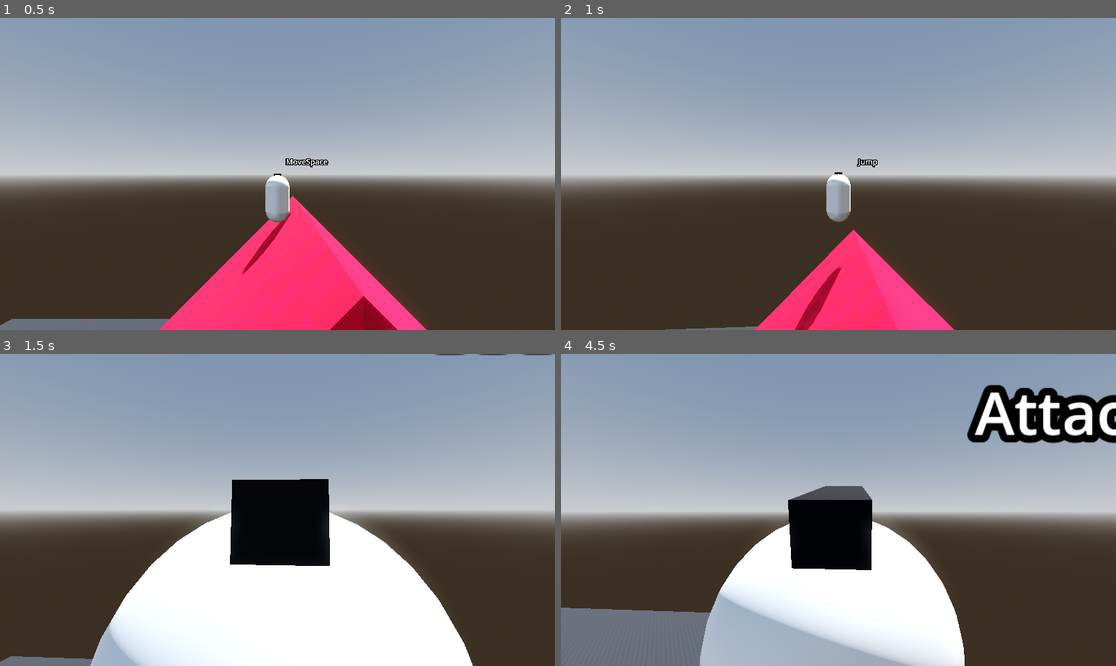
Above: before the commit, frames 1-4 (two rows, left to right).
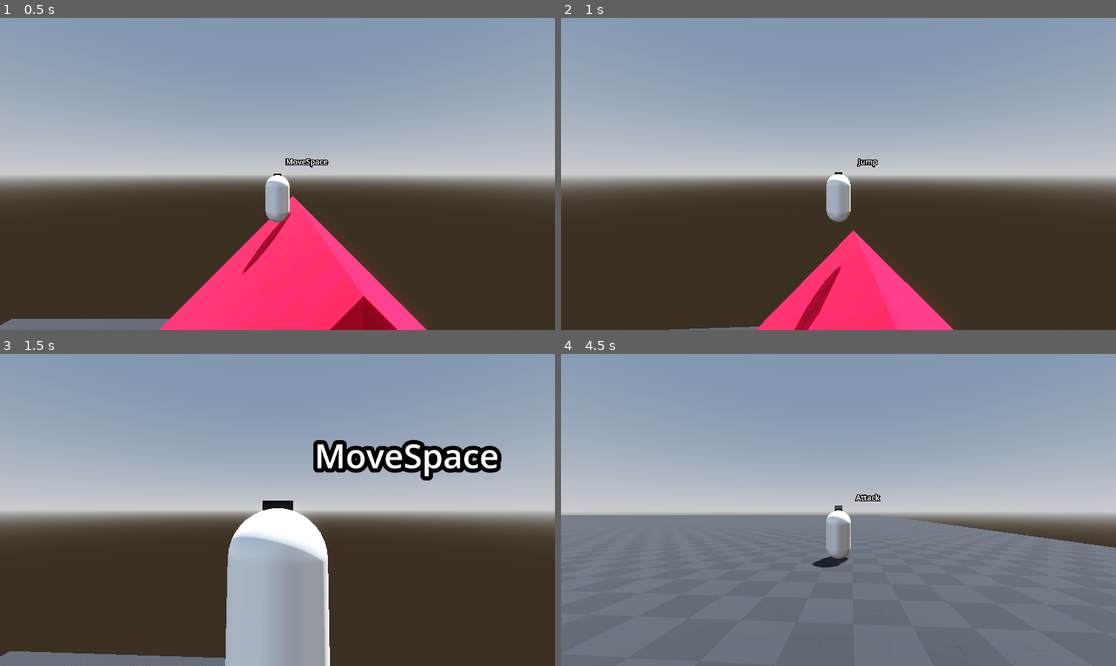
Above: after the commit, the same moments.

Repository: Gjosti/dev-sandbox
Game: Godot game, scene res://Levels/sandbox_level.tscn
The game is run twice, just before and just after one commit, with the same random seed, the same clock (stepped at 60 frames per second) and the same inputs.
Inputs (mouse positions are in pixels of both pictures, inside the frame that each line leads up to):
- Up to frame 1 (0.5 s): no input
- Up to frame 2 (1 s): move the mouse to (866, 174) at 0.52 s; press the mouse at (866, 174) at 0.53 s; hold W (move_forward) from 0.53 s (still down); tap Space (jump) at 0.77 s
- Up to frame 3 (1.5 s): keep holding W (move_forward); move the mouse to (249, 510) at 1.27 s; release the mouse at (249, 510) at 1.28 s; tap Ctrl (crouch) at 1.35 s
- Up to frame 4 (4.5 s): keep holding W (move_forward); tap Space (jump) at 1.52, 3.02, 3.77 s; move the mouse to (849, 503) at 2.02 s; hold Shift (dash) 2.03-2.78 s; move the mouse to (832, 516) at 2.77 s; tap Mouse wheel down (scroll_backward) at 2.85 s; click (832, 516) at 2.92 s; move the mouse to (877, 513) at 3.52 s; hold Mouse wheel up (scroll_forward) 3.53-4.28 s; move the mouse to (794, 506) at 4.27 s; click (794, 506) at 4.35 s

Frame 1 is identical in both runs. In frame 2, 0.1% of the frame differs, in the area x 18-71%, y 67-100%; in frame 3, 30%; in frame 4, 46%, in the area x 0-100%, y 9-100%.

Commit message:
air movement now have a air drag & acceleration based approach. Keeps momentum nicely in air

Diff:
--- a/Player/player.gd
+++ b/Player/player.gd
@@ -5,9 +5,11 @@
 @export_group("Movement Settings")
 @export var speed: float = 6.0
 @export var acceleration: float = 30
-@export var air_control_lerp: float = 75 # Controls air movement responsiveness
-@export var friction: float = 50 # 375 is instant stop, however lesser values also could feel instant depending on speed
-var air_turn_face_rate: float = 2.5
+@export var air_acceleration: float = 10.0
+@export var air_drag: float = 0.5
+@export var ground_friction: float = 200 # 375 is instant stop, however lesser values also could feel instant depending on speed
+var air_turn_face_rate: float = 10
+var ground_turn_rate: float = 20
 
 # Camera Settings
 @export_group("Camera Settings")
@@ -74,22 +76,25 @@
 			velocity.x = move_toward(velocity.x, direction.x * speed, acceleration * delta)
 			velocity.z = move_toward(velocity.z, direction.z * speed, acceleration * delta)
 			var target_yaw = atan2(-direction.x, -direction.z)
-			rig_pivot.rotation.y = lerp_angle(rig_pivot.rotation.y, target_yaw, 10.0 * delta)
+			rig_pivot.rotation.y = lerp_angle(rig_pivot.rotation.y, target_yaw, ground_turn_rate * delta)
 		else:
 			# Slow down to zero horizontal velocity based on friction when no movement direction input
-			velocity.x = move_toward(velocity.x, 0, friction * delta)
-			velocity.z = move_toward(velocity.z, 0, friction * delta)
+			velocity.z = move_toward(velocity.z, 0, ground_friction * delta)
+			velocity.x = move_toward(velocity.x, 0, ground_friction * delta)
 	else:
+		# Apply air drag while in air
+		velocity.x -= velocity.x * air_drag * delta
+		velocity.z -= velocity.z * air_drag * delta
+
+		# Add acceleration in input direction
 		if direction != Vector3.ZERO:
-			# Use move_toward for air control to avoid infinite acceleration
-			velocity.x = move_toward(velocity.x, direction.x * speed, air_control_lerp * delta)
-			velocity.z = move_toward(velocity.z, direction.z * speed, air_control_lerp * delta)
+			var input_accel = direction * air_acceleration * delta
+			velocity.x += input_accel.x
+			velocity.z += input_accel.z
+
 			var target_yaw = atan2(-direction.x, -direction.z)
 			rig_pivot.rotation.y = lerp_angle(rig_pivot.rotation.y, target_yaw, air_turn_face_rate * delta)
-		else:
-			# Optional: slow horizontal velocity slightly in air when no input
-			velocity.x = move_toward(velocity.x, 0, air_control_lerp * 0.5 * delta)
-			velocity.z = move_toward(velocity.z, 0, air_control_lerp * 0.5 * delta)
+
 	rig.update_animation_tree(direction)
 
 # Input Handling
